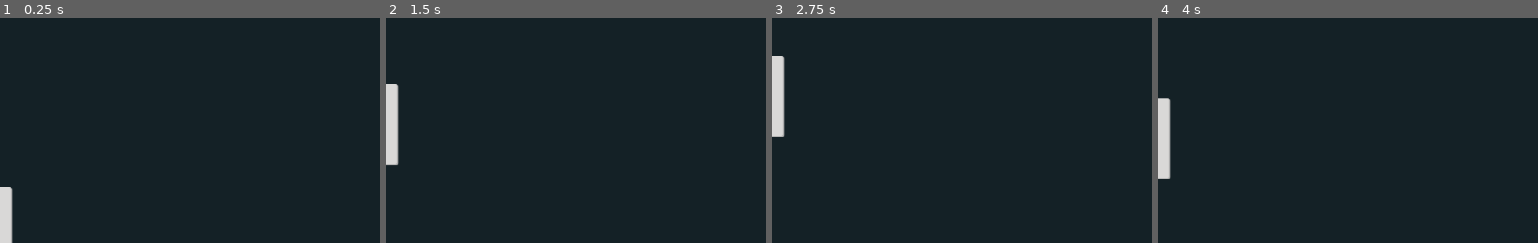
Above: before the commit, frames 1-4 (left to right).
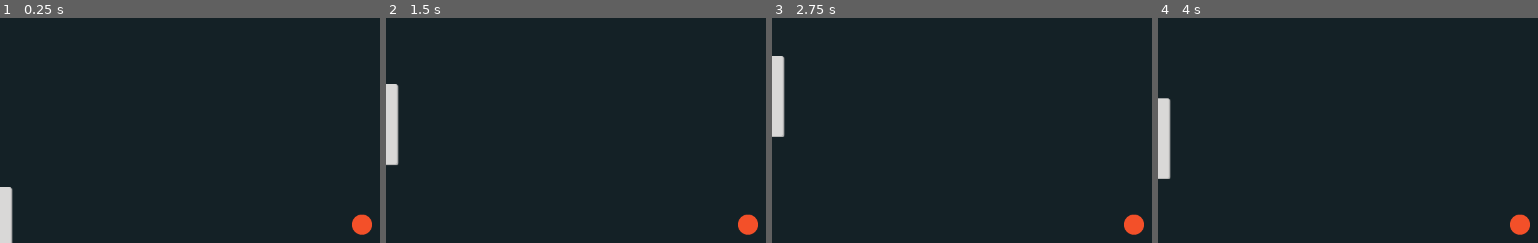
Above: after the commit, the same moments.

Repository: kggibson1/Pong
Game: Godot game, scene res://Level/level.tscn
The game is run twice, just before and just after one commit, with the same random seed, the same clock (stepped at 60 frames per second) and the same inputs.
Inputs:
- Up to frame 1 (0.25 s): no input
- Up to frame 2 (1.5 s): tap Enter at 0.5 s; hold Up (ui_up) 0.53-1.28 s; hold Down (ui_down) from 1.28 s (still down)
- Up to frame 3 (2.75 s): release Down (ui_down) at 2.03 s; hold Up (ui_up) from 2.03 s (still down)
- Up to frame 4 (4 s): tap Space at 3.5 s; release Up (ui_up) at 3.53 s; hold Down (ui_down) from 3.53 s (still down)
The pictures show only the part of the screen within x 2-52%, y 1-51%; the shares and areas given below are measured in that part.

The runs differ from the first frame. In frame 1, 0.4% of the frame differs, in the area x 92-98%, y 87-97%; in frame 2, 0.4%; in frame 3, 0.4%; in frame 4, 0.4%.

Commit message:
Script added to ball to begin getting the physics in

Diff:
--- a/Ball/Ball.tscn
+++ b/Ball/Ball.tscn
@@ -1,11 +1,13 @@
-[gd_scene load_steps=3 format=3 uid="uid://xl78w4m1ngls"]
+[gd_scene load_steps=4 format=3 uid="uid://xl78w4m1ngls"]
 
 [ext_resource type="Texture2D" uid="uid://0ysxr6pwunxg" path="res://Assets/Ball.png" id="1_cfgdn"]
+[ext_resource type="Script" uid="uid://ca0l2kxharhoo" path="res://Ball/ball.gd" id="1_ov5dl"]
 
 [sub_resource type="CircleShape2D" id="CircleShape2D_ov5dl"]
 radius = 16.0
 
-[node name="CharacterBody2D" type="CharacterBody2D"]
+[node name="Ball" type="CharacterBody2D"]
+script = ExtResource("1_ov5dl")
 
 [node name="Sprite2D" type="Sprite2D" parent="."]
 texture = ExtResource("1_cfgdn")
--- /dev/null
+++ b/Ball/ball.gd
@@ -0,0 +1,3 @@
+extends CharacterBody2D # add to the ball scene
+
+var speed = 600 # speed of the ball
--- a/Level/level.tscn
+++ b/Level/level.tscn
@@ -1,7 +1,8 @@
-[gd_scene load_steps=4 format=3 uid="uid://blfyq8tab8t7i"]
+[gd_scene load_steps=5 format=3 uid="uid://blfyq8tab8t7i"]
 
 [ext_resource type="PackedScene" uid="uid://bvniqxdxb4khy" path="res://Player/Player.tscn" id="1_o6mkr"]
 [ext_resource type="PackedScene" uid="uid://bwnatx7iawwt4" path="res://Opponent/opponent.tscn" id="2_qmtf6"]
+[ext_resource type="PackedScene" uid="uid://xl78w4m1ngls" path="res://Ball/Ball.tscn" id="3_uawph"]
 
 [sub_resource type="RectangleShape2D" id="RectangleShape2D_o6mkr"]
 size = Vector2(1280, 20)
@@ -33,3 +34,7 @@
 
 [node name="Opponent" parent="." instance=ExtResource("2_qmtf6")]
 position = Vector2(1229, 333)
+
+[node name="Ball" parent="." instance=ExtResource("3_uawph")]
+position = Vector2(640, 337)
+metadata/_edit_group_ = true
Not shown, added: Ball/ball.gd.uid
